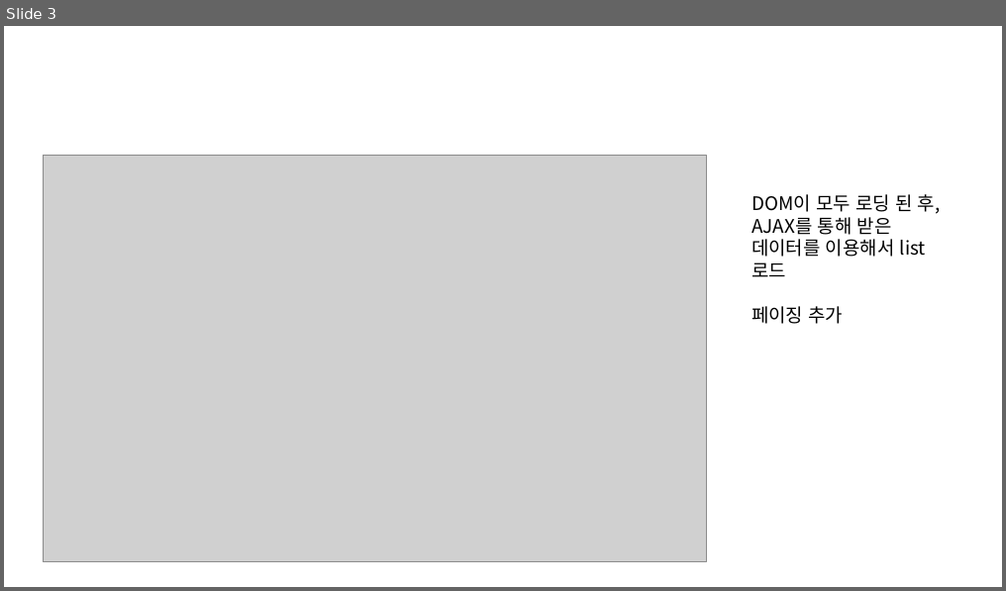
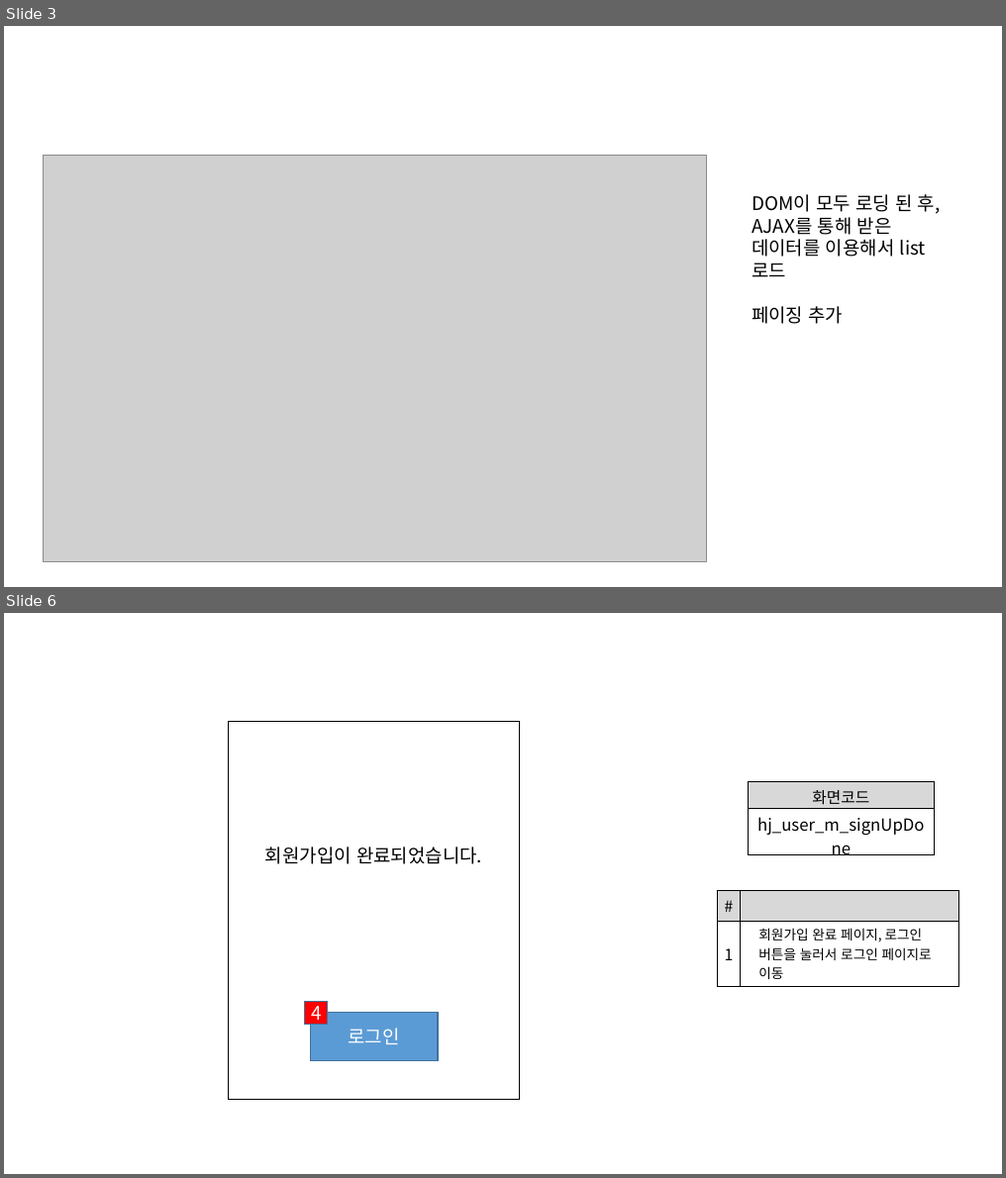
Before and after one commit to ezenteam2/e-Zone, a slide deck: 0 발표용 파워포인트/0424 4차발표/0424 project05 - 파워포인트 - 형준.pptx. Shown one above the other, each under a label of ours: slide 3 before the commit, slides 3 and 6 after it; the slides between them are not shown. The pictures are 1006x591 and 1006x1178 pixels, drawn with LibreOffice and Linux fonts; fonts in the diff are those of the drawing; grey boxes stand for pictures. Boxes give left, top, right and bottom in pixels: in the first picture for what was removed or moved away, otherwise in the second. Text is boxed around its words. In the diff, an @@ line names an element or a change of style, - is before the commit and + after.

```diff
--- a/0 발표용 파워포인트/0424 4차발표/0424 project05 - 파워포인트 - 형준.pptx
+++ b/0 발표용 파워포인트/0424 4차발표/0424 project05 - 파워포인트 - 형준.pptx
@@ slide 6 added at (4, 613, 1002, 1174), background #FFFFFF @@
@@ rectangle added at (229, 722, 520, 1100), outline #000000 1 pt @@
@@ table added at (748, 782, 935, 856), 2 rows, 1 columns @@
+화면코드
+hj_user_m_signUpDone
@@ text added at (265, 847, 482, 864), 18 pt, text #000000 @@
+회원가입이 완료되었습니다.
@@ table added at (717, 891, 958, 983), 2 rows, 2 columns @@
+# | 
+1 | 회원가입 완료 페이지, 로그인 버튼을 눌러서 로그인 페이지로 이동
@@ rectangle added at (304, 1002, 327, 1024), fill #FF0000, outline #43739E 1 pt, 18 pt, text #FFFFFF @@
+4
@@ rectangle added at (310, 1013, 439, 1061), fill #5B9BD5, outline #43739E 1 pt, 18 pt, text #FFFFFF @@
+로그인
```
Also in this commit, not shown: 9 other slides added, 2 other files.
